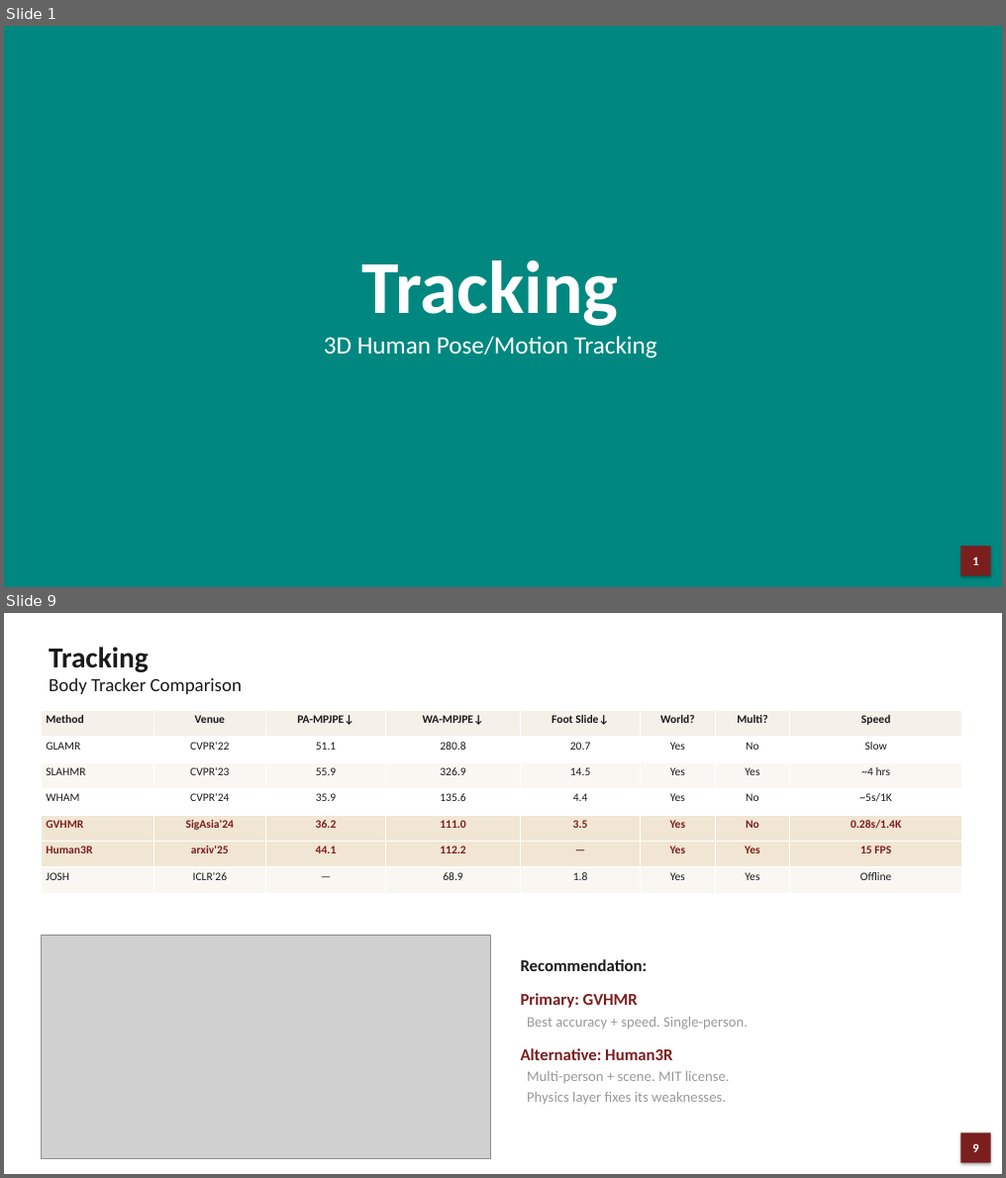
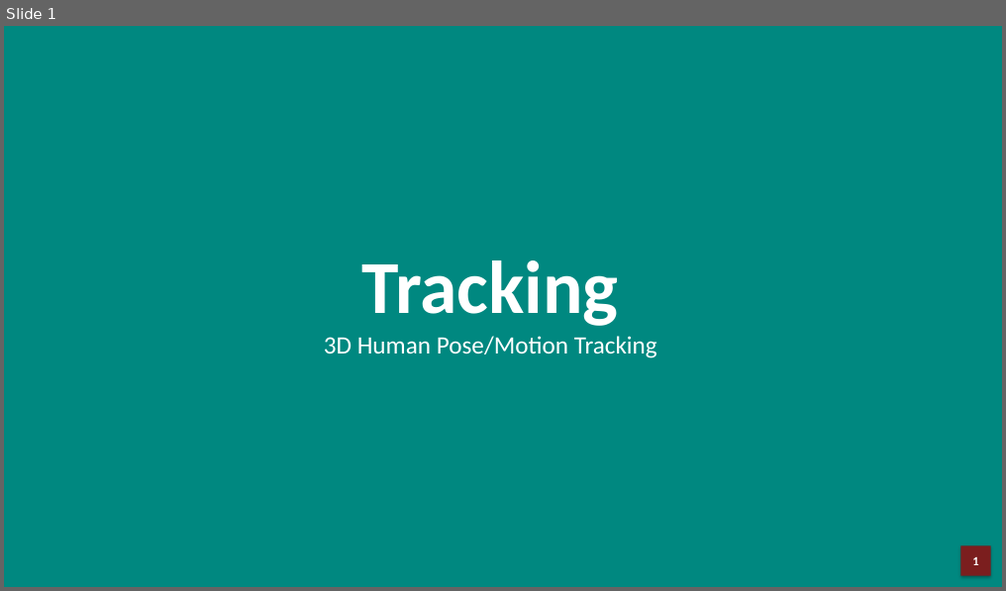
Before and after one commit to JCNTH/Pact3D, a slide deck: Pact3D_Presentation.pptx. Shown one above the other, each under a label of ours: slides 1 and 9 before the commit, slide 1 after it; the slides between them are not shown. The pictures are 1006x1178 and 1006x591 pixels, drawn with LibreOffice and Linux fonts; fonts in the diff are those of the drawing; grey boxes stand for pictures. Boxes give left, top, right and bottom in pixels: in the first picture for what was removed or moved away, otherwise in the second. Text is boxed around its words. In the diff, an @@ line names an element or a change of style, - is before the commit and + after.

```diff
--- a/Pact3D_Presentation.pptx
+++ b/Pact3D_Presentation.pptx
@@ slide 9 removed at (4,613,1002,1174), background #FFFFFF @@
@@ text removed at (49,647,149,672) @@
-Tracking
@@ text removed at (49,678,242,694) @@
-Body Tracker Comparison
@@ table removed at (42,710,962,894), 7 rows, 8 columns @@
-Method | Venue | PA-MPJPE↓ | WA-MPJPE↓ | Foot Slide↓ | World? | Multi? | Speed
-GLAMR | CVPR'22 | 51.1 | 280.8 | 20.7 | Yes | No | Slow
-SLAHMR | CVPR'23 | 55.9 | 326.9 | 14.5 | Yes | Yes | ~4 hrs
-WHAM | CVPR'24 | 35.9 | 135.6 | 4.4 | Yes | No | ~5s/1K
-GVHMR | SigAsia'24 | 36.2 | 111.0 | 3.5 | Yes | No | 0.28s/1.4K
-Human3R | arxiv'25 | 44.1 | 112.2 | — | Yes | Yes | 15 FPS
-JOSH | ICLR'26 | — | 68.9 | 1.8 | Yes | Yes | Offline
@@ picture removed at (42,935,491,1159) @@
@@ text removed at (521,959,747,1104) @@
-Recommendation:
-Primary: GVHMR
-Best accuracy + speed. Single-person.
-Alternative: Human3R
-Multi-person + scene. MIT license.
-Physics layer fixes its weaknesses.
@@ rectangle removed at (960,1134,991,1163) @@
-9
```
Also in this commit, not shown: 3 slides changed, 6 slides added, 12 other slides removed, 1 other file.
